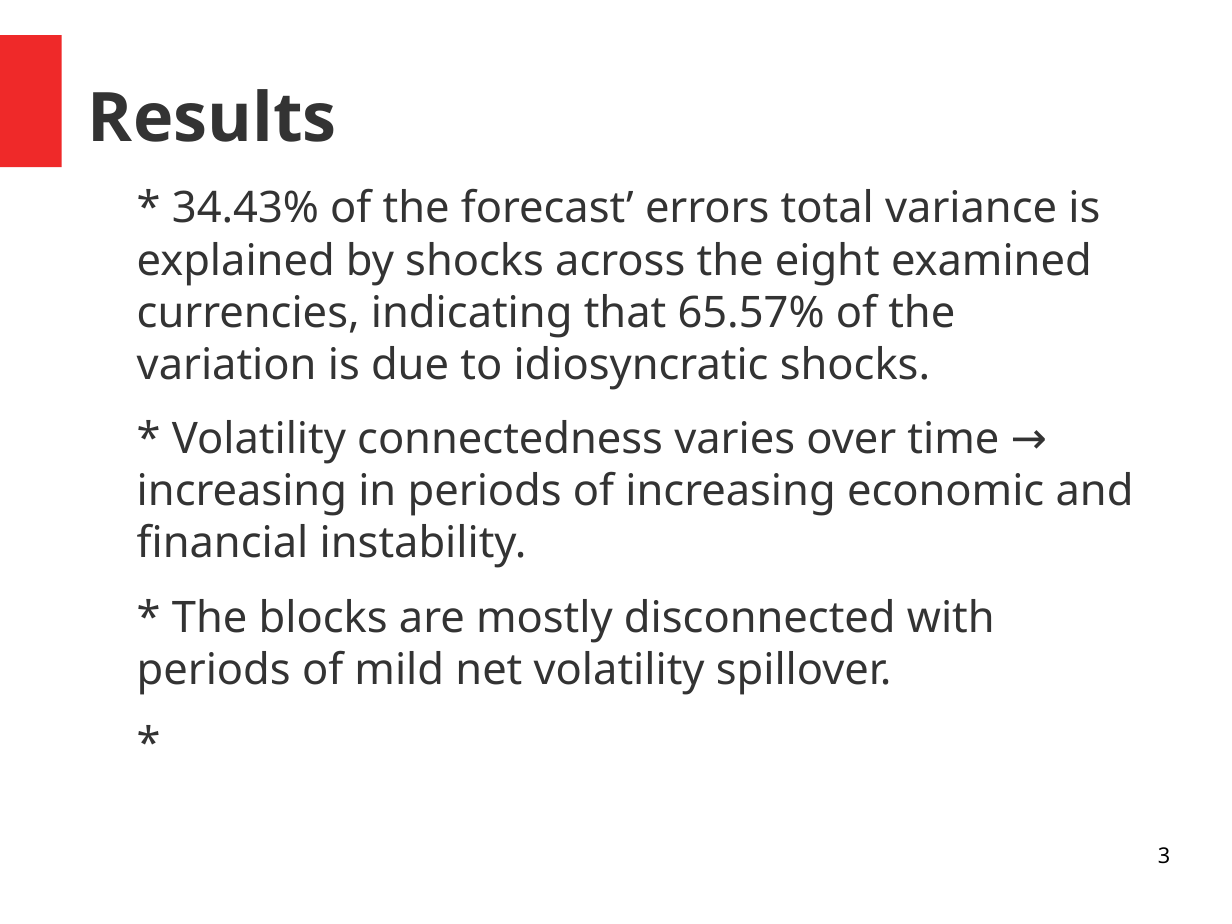
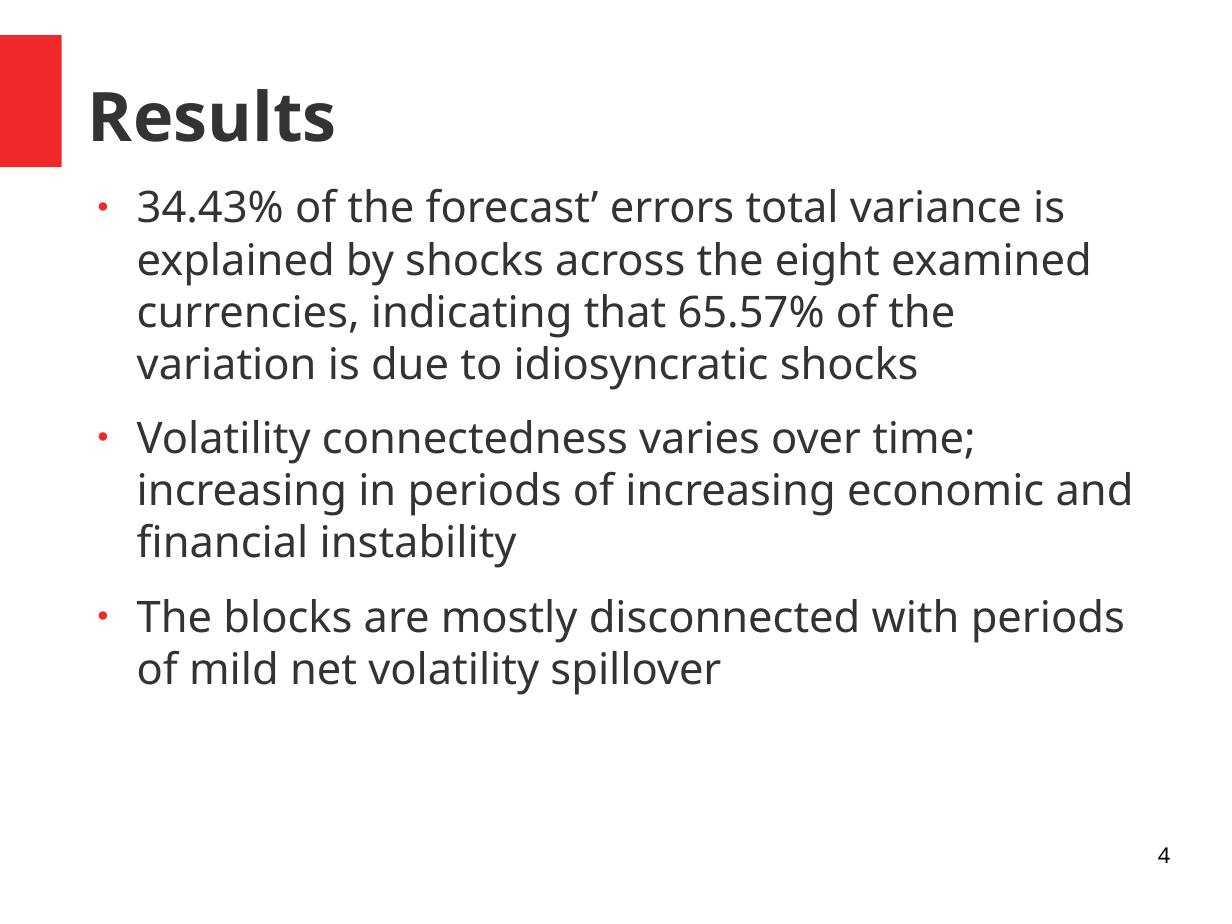
Before and after one commit to alexaoh/finance, a slide deck: slide 4 of NotesFromArticle.odp (slide 3 before the commit). Drawn at 1232x924 pixels with LibreOffice and Linux fonts; fonts in the diff are those of the drawing. Boxes give left, top, right and bottom in pixels: in the first picture for what was removed or moved away, otherwise in the second. Text is boxed around its words. In the diff, an @@ line names an element or a change of style, - is before the commit and + after.

```diff
--- a/NotesFromArticle.odp
+++ b/NotesFromArticle.odp
@@ text at <box>137,188,1134,695</box>: text changed @@
-* 34.43% of the forecast’ errors total variance is explained by shocks across the eight examined currencies, indicating that 65.57% of the variation is due to idiosyncratic shocks.
-* Volatility connectedness varies over time → increasing in periods of increasing economic and financial instability.
-* The blocks are mostly disconnected with periods of mild net volatility spillover.
-*
+● 34.43% of the forecast’ errors total variance is explained by shocks across the eight examined currencies, indicating that 65.57% of the variation is due to idiosyncratic shocks
+● Volatility connectedness varies over time; increasing in periods of increasing economic and financial instability
+● The blocks are mostly disconnected with periods of mild net volatility spillover
@@ page number at <box>1158,847,1170,863</box>: text changed @@
-3
+4
```
Also in this commit, not shown: 5 other slides changed, 6 slides added, 3 other files.
